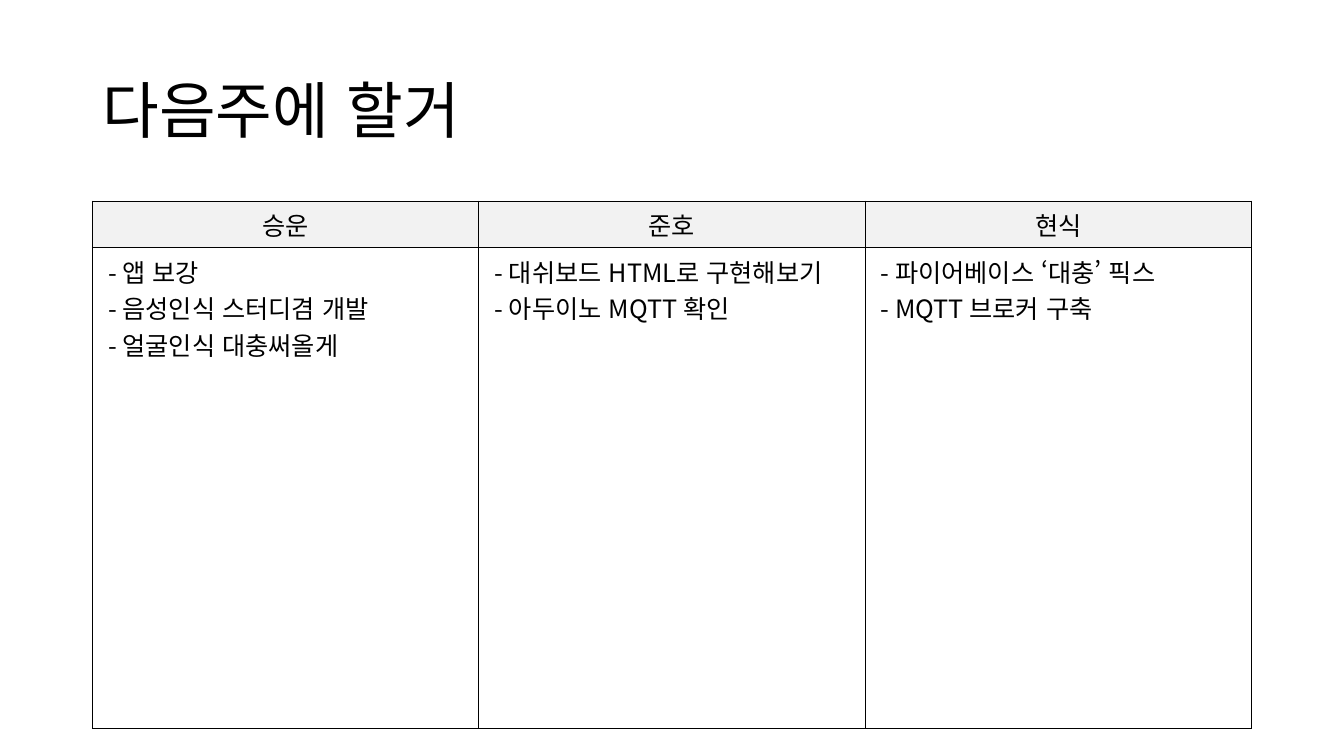
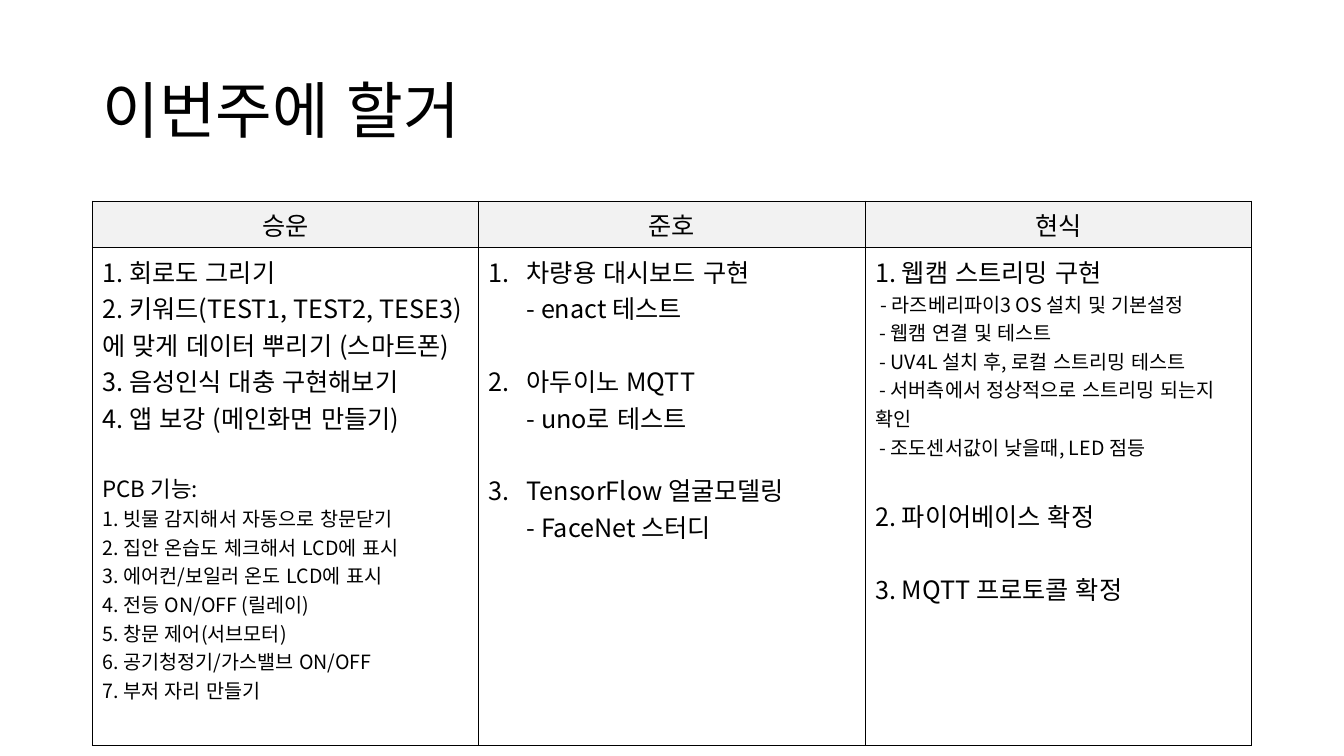
Before and after one commit to chhs2131/2021ESWContest_webOS_Three-Americano, a slide deck: slide 16 of 개발현황/webOS공모전 개발현황 최현식 20210726.pptx (slide 15 before the commit). Drawn at 1344x756 pixels with LibreOffice and Linux fonts; fonts in the diff are those of the drawing. Boxes give left, top, right and bottom in pixels: in the first picture for what was removed or moved away, otherwise in the second. Text is boxed around its words. In the diff, an @@ line names an element or a change of style, - is before the commit and + after.

```diff
--- a/개발현황/webOS공모전 개발현황 최현식 20210726.pptx
+++ b/개발현황/webOS공모전 개발현황 최현식 20210726.pptx
@@ title at <box>102,81,459,138</box>: text changed @@
-다음주에 할거
+이번주에 할거
@@ table at <box>93,202,1251,723</box> @@
-row 2: - 앱 보강 / - 음성인식 스터디겸 개발 / - 얼굴인식 대충써올게 | - 대쉬보드 HTML로 구현해보기 / - 아두이노 MQTT 확인 | - 파이어베이스 ‘대충’ 픽스 / - MQTT 브로커 구축
+row 2: 1. 회로도 그리기 / 2. 키워드(TEST1, TEST2, TESE3)에 맞게 데이터 뿌리기 (스마트폰) / 3. 음성인식 대충 구현해보기 / 4. 앱 보강 (메인화면 만들기) PCB 기능: / 1. 빗물 감지해서 자동으로 창문닫기 / 2. 집안 온습도 체크해서 LCD에 표시 / 3. 에어컨/보일러 온도 LCD에 표시 / 4. 전등 ON/OFF (릴레이) / 5. 창문 제어(서브모터) / 6. 공기청정기/가스밸브 ON/OFF / 7. 부저 자리 만들기 | 차량용 대시보드 구현 - enact 테스트 / 아두이노 MQTT - uno로 테스트 / TensorFlow 얼굴모델링 - FaceNet 스터디 | 1. 웹캠 스트리밍 구현 - 라즈베리파이3 OS 설치 및 기본설정 / - 웹캠 연결 및 테스트 / - UV4L 설치 후, 로컬 스트리밍 테스트 / - 서버측에서 정상적으로 스트리밍 되는지 확인 / - 조도센서값이 낮을때, LED 점등 2. 파이어베이스 확정 / 3. MQTT 프로토콜 확정
```
Also in this commit, not shown: 1 slide added, 2 other files.
